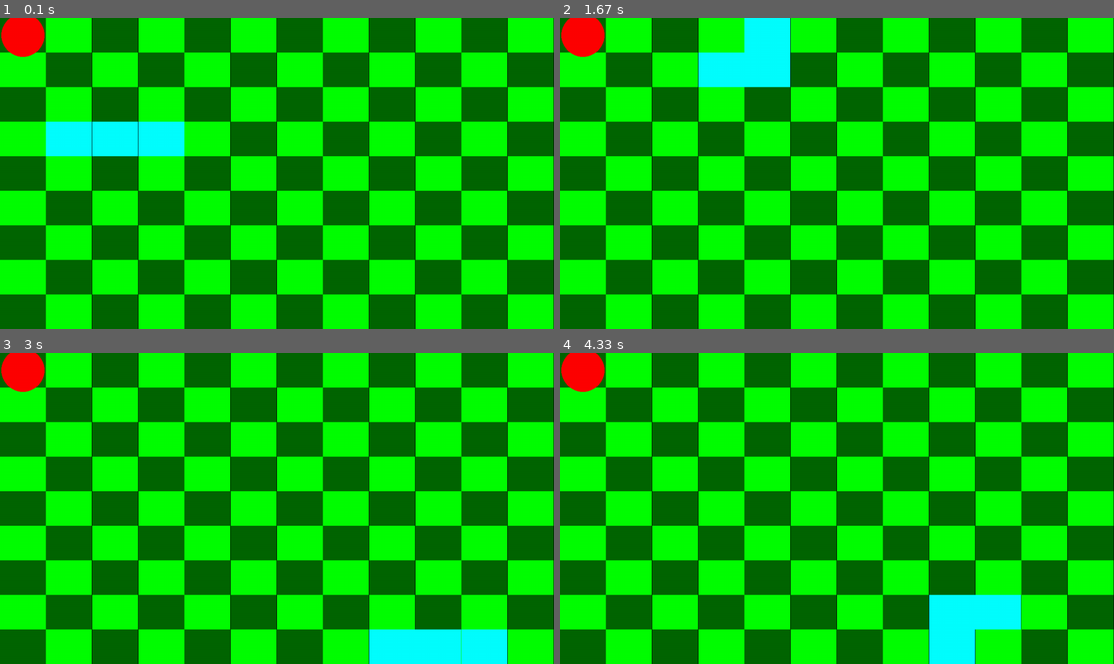
Above: before the commit, frames 1-4 (two rows, left to right).
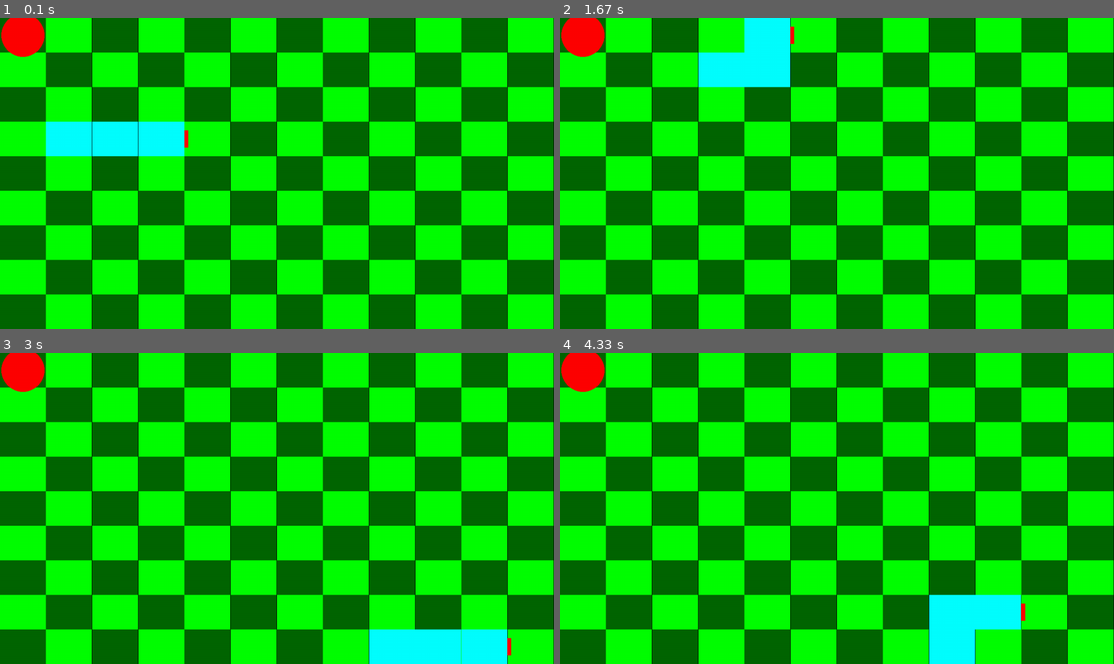
Above: after the commit, the same moments.

Repository: aphTu/Snake-Pygame
Game: pygame game, started from main.py
The game is run twice, just before and just after one commit, with the same random seed, the same clock (stepped at 60 frames per second) and the same inputs.
Inputs:
- Up to frame 1 (0.1 s): no input
- Up to frame 2 (1.67 s): tap A at 0.33 s; tap W at 0.67 s; hold Right 1-1.47 s; hold Up from 1.5 s (still down)
- Up to frame 3 (3 s): release Up at 1.8 s; hold Right 1.83-2.3 s; hold Left 2.33-2.87 s; hold Down from 2.9 s (still down)
- Up to frame 4 (4.33 s): release Down at 3.2 s; hold Left 3.23-3.63 s; hold Up 3.67-4.03 s; hold Right from 4.07 s (still down)

The runs differ from the first frame. In frame 1, less than 0.1% of the frame differs, in the area x 33-34%, y 35-42%; in frame 2, less than 0.1%; in frame 3, less than 0.1%; in frame 4, less than 0.1%, in the area x 83-84%, y 80-87%.

Commit message:
Changed drawSnake in snake.py
This is to draw the tongue of the snake to indicate what direction the
player is facing. Only the right direction is implemented so far

Diff:
--- a/snake.py
+++ b/snake.py
@@ -22,6 +22,7 @@
     else:
       pass
       #direction should stay same if it not perpendicular
+
   def updateLength(self):
     tail = self.getPosition()[self.length-1]
     bottom_two = self.getPosition()[-2:]
@@ -73,6 +74,14 @@
         return 'r'
 
   def drawSnake(self, screen):
+    head = self.getPositionHead()
+    rect_head = None
+    if self.direction == 'l':
+      rect_head = pygame.Rect(head[0] - self.snake_size[0]/7, head[1] + self.snake_size[1]/4, self.snake_size[0]/3, self.snake_size[1]/2)
+    elif self.direction == 'r' or rect_head is None:
+      rect_head = pygame.Rect(head[0] + self.snake_size[0]/2 + self.snake_size[0]/4, head[1] + self.snake_size[1]/4, self.snake_size[0]/3, self.snake_size[1]/2)
+    pygame.draw.rect(screen, (255,0,0), rect_head)
+
     for coord in self.position:
       x, y = coord[0], coord[1]
       rect = pygame.Rect( x, y, self.snake_size[0], self.snake_size[1])
